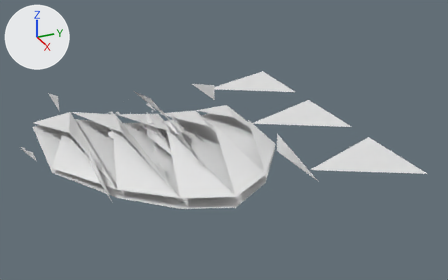
Before and after pictures for a commit that changed the OBJ model GameData/Meshes/Ships/nexar/transport_cargo.obj.
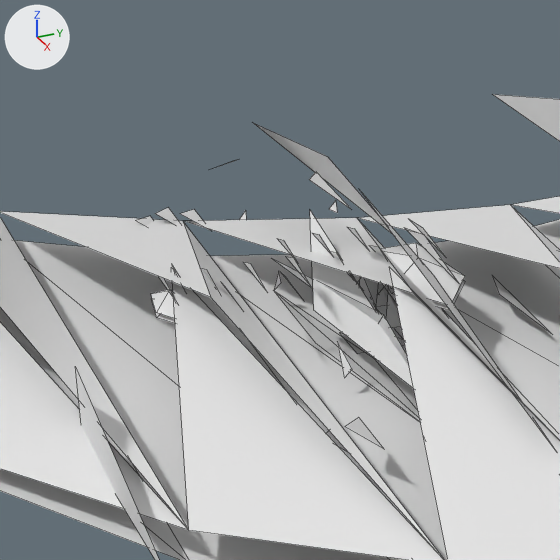
Old and new are each drawn whole from a 50 mm lens placed at (15.31, -5.22, 7.39), pointed at (0.39, 1.5, -0.07) and again close up on the part from 16% to 46% of the width and 22% to 70% of the height. Every picture has the same lights, and +X, +Y and +Z are marked at upper left. The older version's two pictures come first. The close-ups show mesh edges as thin lines. Where no turn or scale is listed for an object, it has been applied to the vertices. Vertices at exactly the same position are counted once.

The older version as bpy lines, for what is in view:
```python
me_transport_cargo = bpy.data.meshes.new('transport_cargo')
me_transport_cargo.from_pydata(...)  # 239 vertices, 114 faces; spans x -5.27..4.58, y -4.06..5.33, z 0.0..1.25
ob_transport_cargo = bpy.data.objects.new('transport_cargo', me_transport_cargo)
ob_transport_cargo.location = (0.0, 0.0, 0.0)
```
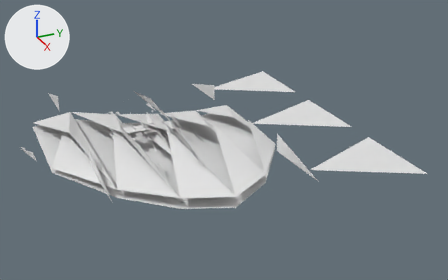
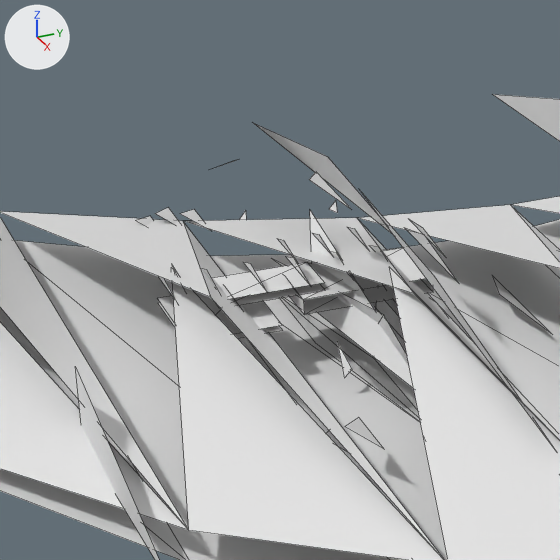
The change in detail:
me_transport_cargo is used by ob_transport_cargo; location (0.0, 0.0, 0.0).
me_transport_cargo had 239 vertices, 114 faces and spanned x -5.27..4.58, y -4.06..5.33, z 0.0..1.25.
me_transport_cargo now has 221 vertices, 100 faces and spans x -5.27..4.58, y -4.06..5.33, z 0.0..1.25.
me_transport_cargo part 1: the loose piece of 10 vertices spanning x -0.19..0.19, y -0.44..-0.02, z 0.13..0.53 is deleted.
me_transport_cargo part 2: the loose piece of 7 vertices spanning x -0.5..0.62, y -0.17..0.36, z 0.4..0.44 is deleted.
me_transport_cargo part 3: the loose piece of 6 vertices spanning x -0.23..0.29, y -1.76..-1.52, z 0.51..0.62 is deleted.
me_transport_cargo part 4: the loose piece of 6 vertices spanning x -0.23..0.29, y -1.76..-1.52, z 0.47..0.51 is deleted.
Part 5, on me_transport_cargo:
7 vertices are removed from x -0.5..0.62, y -0.17..0.36, z 0.44..0.55.
5 faces are deleted.
24 vertices are added at x -0.38..0.38, y -1.64..0.09, z 0.36..0.57.
16 new faces join them.
Other edits to the shape of me_transport_cargo do not show in these pictures.

What differs and where, as boxes [x1, y1, x2, y2] in the close-ups (560 x 560 px):
part 1 of me_transport_cargo, deleted
    before: [357, 277, 401, 328]
part 2 of me_transport_cargo, deleted
    before: [387, 280, 465, 311]
part 3 of me_transport_cargo, deleted
    before: [151, 289, 175, 318]
part 4 of me_transport_cargo, deleted
    before: [151, 299, 175, 324]
part 5 of me_transport_cargo, built on
    before: [382, 243, 465, 304]
    after: [158, 248, 433, 338]
